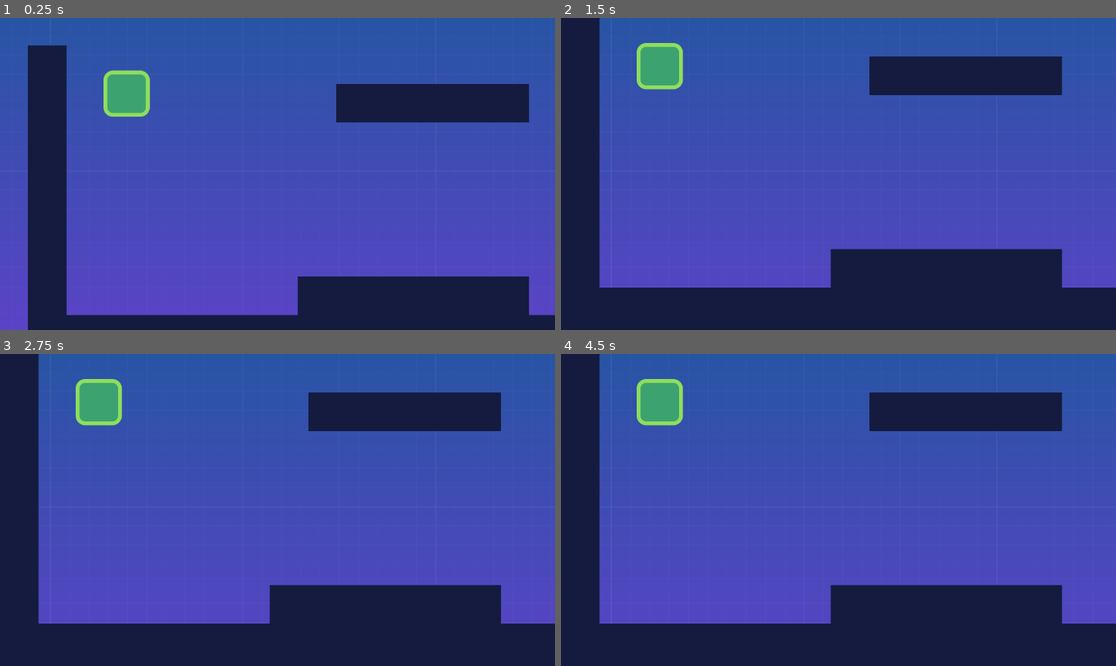
Above: before the commit, frames 1-4 (two rows, left to right).
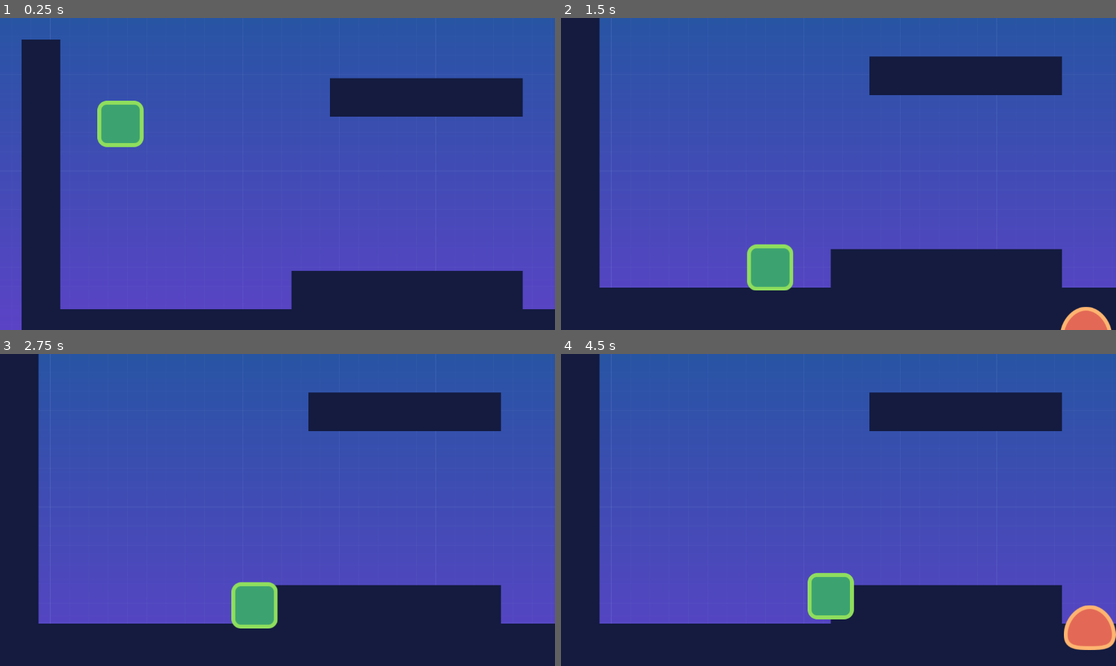
Above: after the commit, the same moments.

Repository: anatolbogun/godot-smoother-node-test-scene
Game: Godot game, scene res://src/Levels/level_template.tscn
Two runs of this game, one before a commit and one after it. Both use one fixed random seed, a clock stepped at 60 frames per second and the inputs below.
Inputs:
- Up to frame 1 (0.25 s): no input
- Up to frame 2 (1.5 s): hold D (move_right) from 0.53 s (still down); tap A (jump) at 0.77 s
- Up to frame 3 (2.75 s): tap A (jump) at 1.52 s; release D (move_right) at 2.03 s
- Up to frame 4 (4.5 s): tap Enter at 2.75 s; hold D (move_right) 2.78-4.28 s; tap A (jump) at 3.02, 3.77 s

The runs differ from the first frame. In frame 1, 7.7% of the frame differs, in the area x 3-100%, y 6-100%; in frame 2, 2.9%; in frame 3, 2.4%; in frame 4, 3.5%.

Commit message:
base for further experimentation

Diff:
--- a/project.godot
+++ b/project.godot
@@ -58,3 +58,7 @@
 2d_physics/layer_2="enemies"
 2d_physics/layer_3="coins"
 2d_physics/layer_4="world"
+
+[physics]
+
+common/physics_ticks_per_second=17
--- a/src/Levels/smoother.gd
+++ b/src/Levels/smoother.gd
@@ -2,6 +2,7 @@
 
 var physics_positions := {}
 var previous_physics_positions := {}
+var print = 3
 
 func _process(_delta: float) -> void:
 #   # if the following code was in a Node2D instance this would work in combination with setting the position in _physics_process
@@ -13,6 +14,8 @@
 			child.position = previous_physics_positions[child] + child.velocity * get_physics_process_delta_time() * Engine.get_physics_interpolation_fraction()
 #			child.position = previous_physics_positions[child] + child.velocity * get_physics_process_delta_time() * Engine.get_physics_interpolation_fraction() - (physics_positions[child] - previous_physics_positions[child])
 
+			if child.name == "Player" && print > 0:
+				print("position interpolation:     ", child.position)
 
 func _physics_process(_delta: float) -> void:
 #   # if the following code was in a Node2D instance this would work in combination with setting the position in _process
@@ -25,8 +28,17 @@
 			physics_positions[child] = child.position
 		elif (!previous_physics_positions.has(child)):
 			previous_physics_positions[child] = physics_positions[child]
+			physics_positions[child] = child.position
 		else:
 			physics_positions[child] = child.position
+
+			if child.name == "Player" &&  print > 0:
+				print("+++++ _physics_process +++++")
+				print("position:                   ", child.position)
+				print("physics_positions:          ", physics_positions[child])
+				print("previous_physics_positions: ", previous_physics_positions[child])
+				print -= 1
+
 			child.position = previous_physics_positions[child]
 			previous_physics_positions[child] = physics_positions[child]
 
